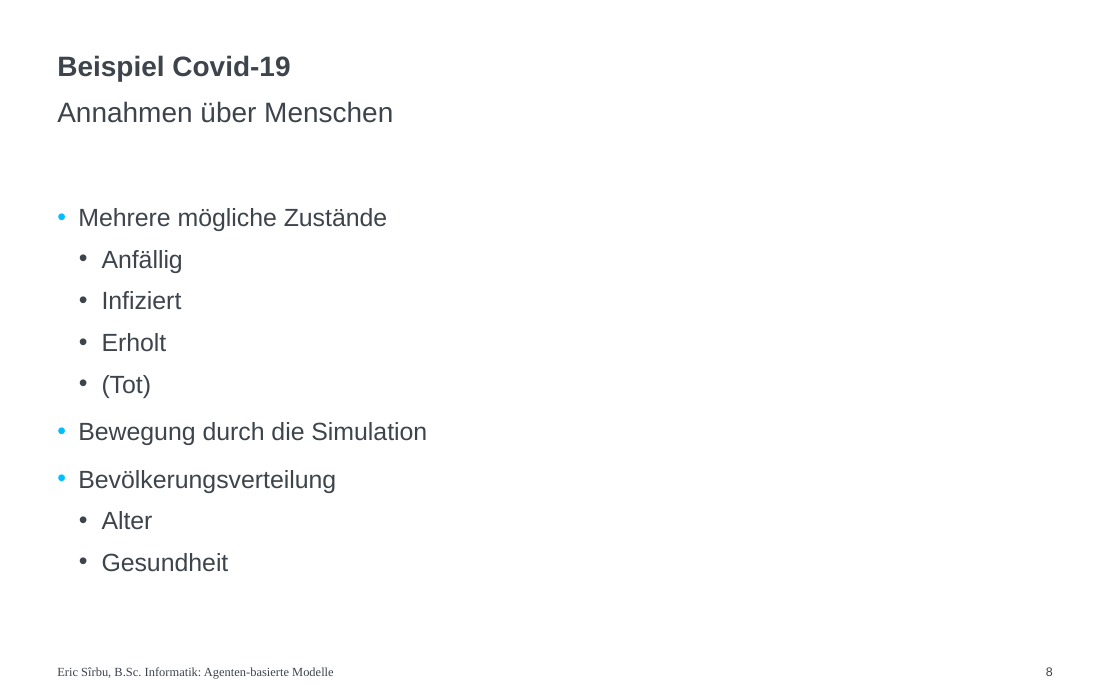
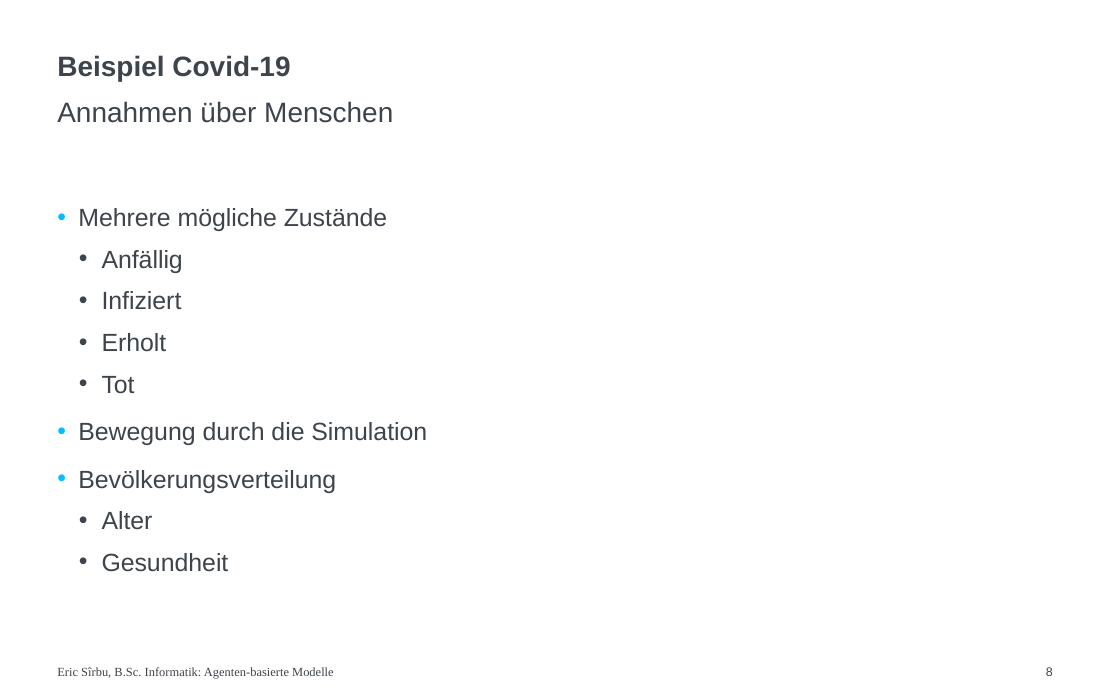
Before and after one commit to Eric-Sirbu/simple_abm, a slide deck: slide 8 of presentation/Präsentation-Agenten-basierte-Modelle.potx. Drawn at 1120x700 pixels with LibreOffice and Linux fonts; fonts in the diff are those of the drawing. Boxes give left, top, right and bottom in pixels: in the first picture for what was removed or moved away, otherwise in the second. Text is boxed around its words. In the diff, an @@ line names an element or a change of style, - is before the commit and + after.

```diff
--- a/presentation/Präsentation-Agenten-basierte-Modelle.potx
+++ b/presentation/Präsentation-Agenten-basierte-Modelle.potx
@@ text at <box>102,376,135,394</box>: text changed @@
-  • (Tot)
+  • Tot
```
Also in this commit, not shown: 1 other slide changed, 1 other file.
